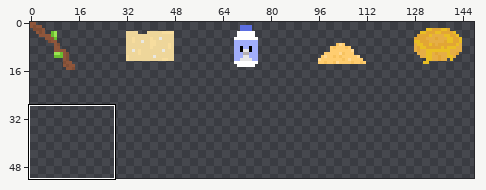
Pixel-art file -- game/assets/sprites/items-icons.ase. The picture above shows the old version from afar; the outline marks the close-up.
Close-up. Before the edit:
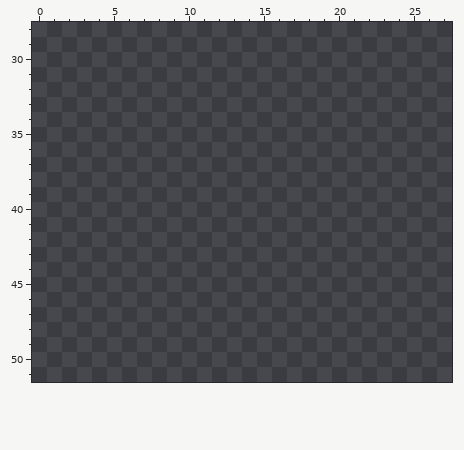
320x320 pixels, 1 frame. Shown: x 0..27, y 28..51. The wide view leaves out empty margins.
After the commit:
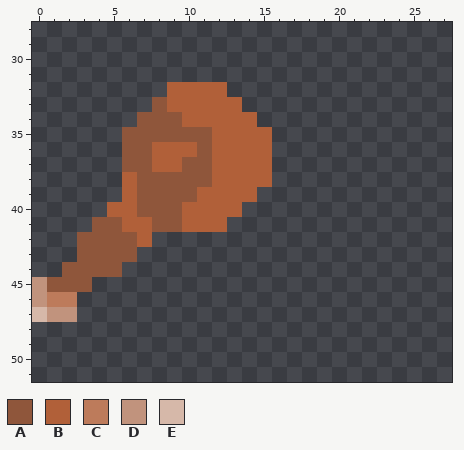
Palette (. is transparent): A #8f563b  B #b16039  C #bd7b5b  D #c1937d  E #d6b8a9
What changed:
@@ x 0..17 @@
 31 ..................
-32 ..................
-33 ..................
-34 ..................
-35 ..................
-36 ..................
-37 ..................
-38 ..................
-39 ..................
-40 ..................
-41 ..................
-42 ..................
-43 ..................
-44 ..................
-45 ..................
-46 ..................
-47 ..................
+32 .........BBBB.....
+33 ........ABBBBB....
+34 .......AAABBBBB...
+35 ......AAAAAABBBB..
+36 ......AABBBABBBB..
+37 ......AABBAABBBB..
+38 ......BAAAAABBBB..
+39 ......BAAAABBBB...
+40 .....BBAAABBBB....
+41 ....AABBAABBB.....
+42 ...AAAAB..........
+43 ...AAAA...........
+44 ..AAAA............
+45 DAAA..............
+46 DCC...............
+47 EDD...............
 48 ..................
Pixel boxes of the changes (left, top, right, bottom) in both close-ups:
added: (32, 82, 272, 322)
